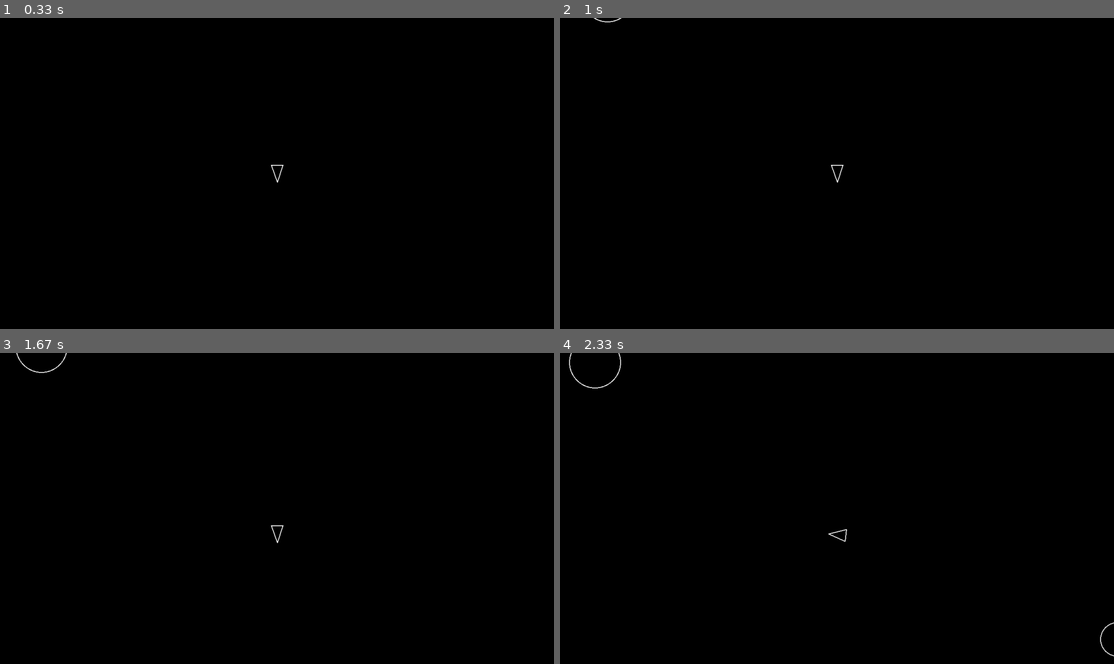
Above: before the commit, frames 1-4 (two rows, left to right).
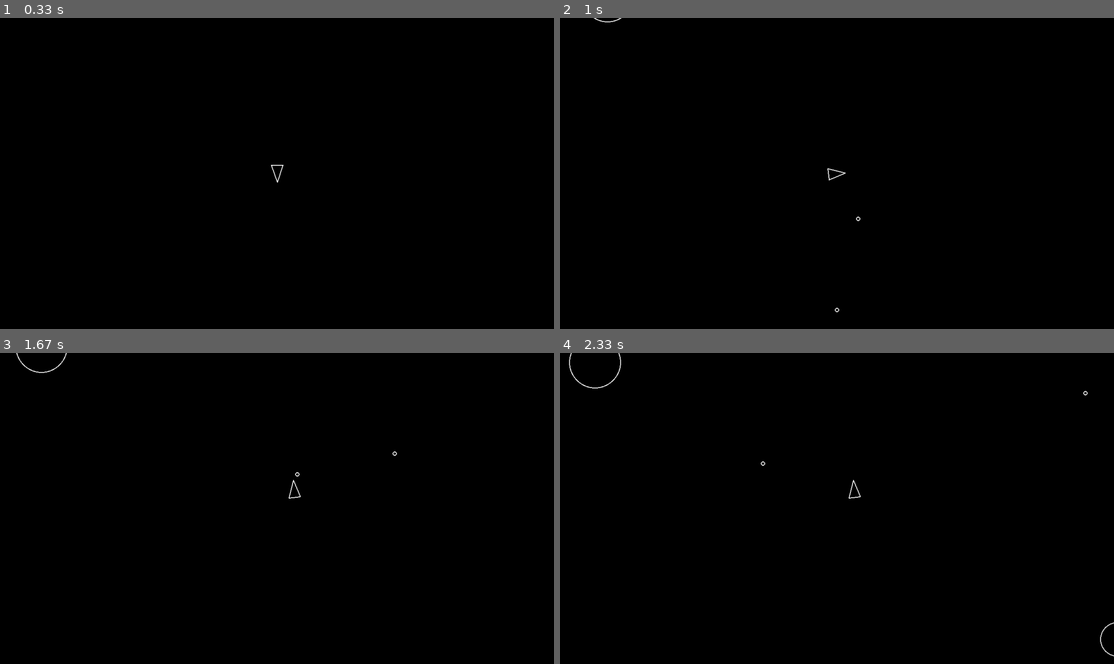
Above: after the commit, the same moments.

Repository: sirtaylor88/asteroids-game-using-pygame
Game: pygame game, started from main.py
Two runs of this game, one before a commit and one after it. Both use one fixed random seed, a clock stepped at 60 frames per second and the inputs below.
Inputs:
- Up to frame 1 (0.33 s): no input
- Up to frame 2 (1 s): tap Space at 0.33, 0.73 s; hold Right from 0.67 s (still down)
- Up to frame 3 (1.67 s): tap Space at 1.03, 1.23, 1.57 s; release Right at 1.13 s; hold W 1.17-1.47 s; hold Right from 1.5 s (still down)
- Up to frame 4 (2.33 s): tap Space at 1.87, 2.07 s; release Right at 1.97 s; hold A from 2 s (still down)

Frame 1 is identical in both runs. In frame 2, less than 0.1% of the frame differs, in the area x 48-55%, y 47-95%; in frame 3, less than 0.1%; in frame 4, less than 0.1%, in the area x 36-96%, y 12-61%.

Commit message:
✨ Add shooting.

Diff:
--- a/asteroid.py
+++ b/asteroid.py
@@ -1,8 +1,11 @@
 """Asteroid objects."""
+
+import random
 
 import pygame
 
 from circleshape import CircleShape
+from constants import ASTEROID_MIN_RADIUS
 
 
 class Asteroid(CircleShape):
@@ -36,3 +39,21 @@
             dt: Duration in seconds.
         """
         self.position += self.velocity * dt
+
+    def split(self) -> None:
+        """Split an asteroid to smaller ones.
+
+        If it is small enough, it will be destroyed instead.
+        """
+        self.kill()
+        if self.radius <= ASTEROID_MIN_RADIUS:
+            return
+
+        random_angle = random.uniform(20, 50)
+        v1 = self.velocity.rotate(random_angle)
+        v2 = self.velocity.rotate(-1 * random_angle)
+        new_radius = self.radius - ASTEROID_MIN_RADIUS
+        a1 = Asteroid(self.position.x, self.position.y, new_radius)
+        a1.velocity = v1 * 1.2
+        a2 = Asteroid(self.position.x, self.position.y, new_radius)
+        a2.velocity = v2 * 1.2
--- a/constants.py
+++ b/constants.py
@@ -1,3 +1,5 @@
+"""Constants of the game."""
+
 SCREEN_WIDTH = 1280
 SCREEN_HEIGHT = 720
 
@@ -9,3 +11,7 @@
 PLAYER_RADIUS = 20
 PLAYER_TURN_SPEED = 300
 PLAYER_SPEED = 200
+PLAYER_SHOOT_COOLDOWN = 0.3
+PLAYER_SHOOT_SPEED = 500
+
+SHOT_RADIUS = 5
--- a/main.py
+++ b/main.py
@@ -5,7 +5,7 @@
 from asteroid import Asteroid
 from asteroidfield import AsteroidField
 from constants import SCREEN_HEIGHT, SCREEN_WIDTH
-from player import Player
+from player import Player, Shot
 
 
 def main():
@@ -17,11 +17,13 @@
     updatable = pygame.sprite.Group()
     drawable = pygame.sprite.Group()
     asteroids = pygame.sprite.Group()
+    shots = pygame.sprite.Group()
 
     # Link objects to groups
     Player.containers = (updatable, drawable)
     Asteroid.containers = (updatable, drawable, asteroids)
     AsteroidField.containers = (updatable,)
+    Shot.containers = (updatable, drawable, shots)
 
     #  Create objects
     player = Player(SCREEN_WIDTH / 2, SCREEN_HEIGHT / 2)
@@ -47,10 +49,15 @@
             item.update(dt)
 
         # Check collision
-        for item in asteroids:
-            if item.check_collision(player):
+        for asteroid in asteroids:
+            if asteroid.check_collision(player):
                 print("Game over!")
                 return
+            for shot in shots:
+                if asteroid.check_collision(shot):
+                    shot.kill()
+                    asteroid.split()
+                    break
 
         # Rendering
         pygame.display.flip()
--- a/player.py
+++ b/player.py
@@ -3,7 +3,14 @@
 import pygame
 
 from circleshape import CircleShape
-from constants import PLAYER_RADIUS, PLAYER_SPEED, PLAYER_TURN_SPEED
+from constants import (
+    PLAYER_RADIUS,
+    PLAYER_SHOOT_COOLDOWN,
+    PLAYER_SHOOT_SPEED,
+    PLAYER_SPEED,
+    PLAYER_TURN_SPEED,
+    SHOT_RADIUS,
+)
 
 
 class Player(CircleShape):
@@ -14,6 +21,7 @@
         super().__init__(x, y, PLAYER_RADIUS)
         self.position = pygame.Vector2(x, y)
         self.rotation = 0
+        self.cooldown = 0
 
     def triangle(self) -> list[pygame.Vector2]:
         """Draws a triangle.
@@ -56,14 +64,17 @@
         """
         keys = pygame.key.get_pressed()
 
-        if keys[pygame.K_w]:
+        if keys[pygame.K_w] or keys[pygame.K_UP]:
             self.move(dt)
-        if keys[pygame.K_s]:
+        if keys[pygame.K_s] or keys[pygame.K_DOWN]:
             self.move(-1 * dt)
-        if keys[pygame.K_a]:
+        if keys[pygame.K_a] or keys[pygame.K_LEFT]:
             self.rotate(dt)
-        if keys[pygame.K_d]:
+        if keys[pygame.K_d] or keys[pygame.K_RIGHT]:
             self.rotate(-1 * dt)
+        if keys[pygame.K_SPACE]:
+            self.shoot()
+        self.cooldown -= dt
 
     def move(self, dt: float) -> None:
         """Moves the player starship.
@@ -73,3 +84,44 @@
         """
         forward = pygame.Vector2(0, 1).rotate(self.rotation)
         self.position += forward * PLAYER_SPEED * dt
+
+    def shoot(self) -> None:
+        """Takes a shot."""
+        if self.cooldown > 0:
+            return
+        shot = Shot(self.position.x, self.position.y)
+        shot.velocity = pygame.Vector2(0, 1).rotate(self.rotation) * PLAYER_SHOOT_SPEED
+        self.cooldown = PLAYER_SHOOT_COOLDOWN
+
+
+class Shot(CircleShape):
+    """A shot from player startship."""
+
+    def __init__(self, x: float, y: float) -> None:
+        """Inits Shot instance."""
+        super().__init__(x, y, SHOT_RADIUS)
+        self.position = pygame.Vector2(x, y)
+        self.rotation = 0
+
+    def draw(self, screen: pygame.Surface) -> None:
+        """Draws the shot hitbox.
+
+        Args:
+            screen: A pygame.Surface instance.
+        """
+        pygame.draw.circle(
+            screen,
+            pygame.Color(255, 255, 255),  # white
+            self.position,
+            self.radius,
+            2,
+        )
+
+    def update(self, dt: float) -> None:
+        """Update the position of the shot.
+
+        Args:
+            velocity: Speed.
+            dt: Duration in seconds.
+        """
+        self.position += self.velocity * dt
